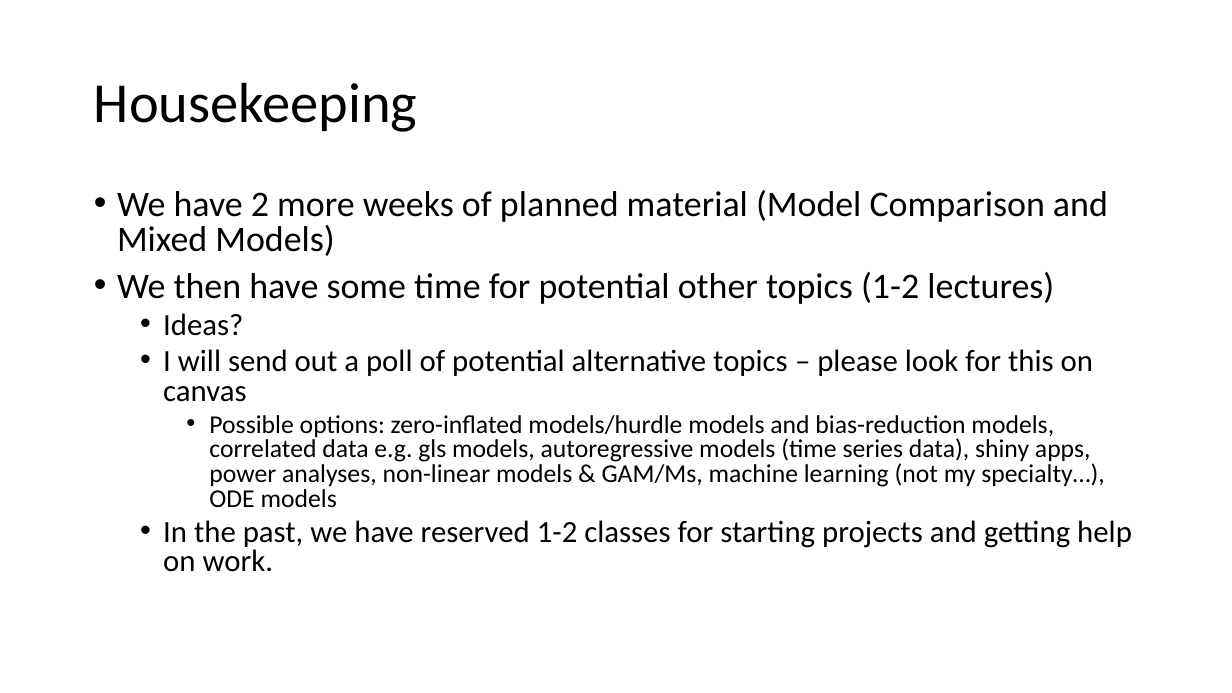
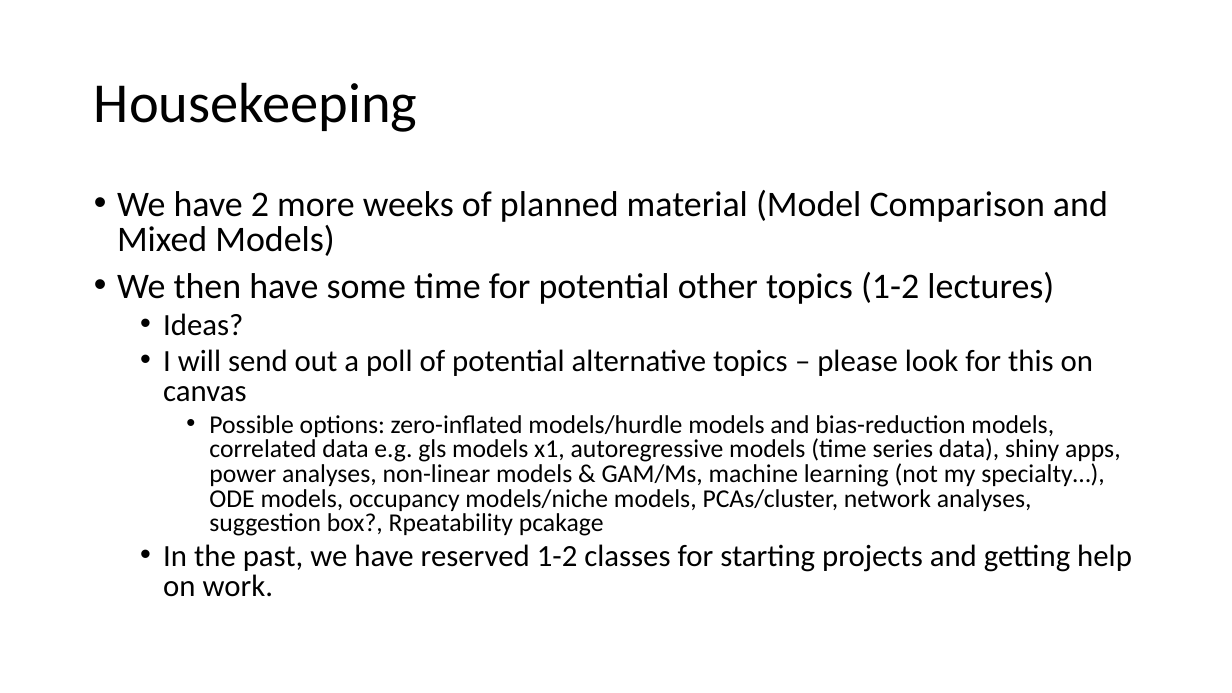
Before and after one commit to VTQuantMethodsEEB/klangwig, a slide deck: slide 2 of lectures/week_10_glms/le10_glms.pptx. Drawn at 1232x693 pixels with LibreOffice and Linux fonts; fonts in the diff are those of the drawing. Boxes give left, top, right and bottom in pixels: in the first picture for what was removed or moved away, otherwise in the second. Text is boxed around its words. In the diff, an @@ line names an element or a change of style, - is before the commit and + after.

```diff
--- a/lectures/week_10_glms/le10_glms.pptx
+++ b/lectures/week_10_glms/le10_glms.pptx
@@ text at (209,415,1121,536): text changed @@
-    • Possible options: zero-inflated models/hurdle models and bias-reduction models, correlated data e.g. gls models, autoregressive models (time series data), shiny apps, power analyses, non-linear models & GAM/Ms, machine learning (not my specialty…), ODE models
+    • Possible options: zero-inflated models/hurdle models and bias-reduction models, correlated data e.g. gls models x1, autoregressive models (time series data), shiny apps, power analyses, non-linear models & GAM/Ms, machine learning (not my specialty…), ODE models, occupancy models/niche models, PCAs/cluster, network analyses, suggestion box?, Rpeatability pcakage
```
Also in this commit, not shown: 5 other files.
